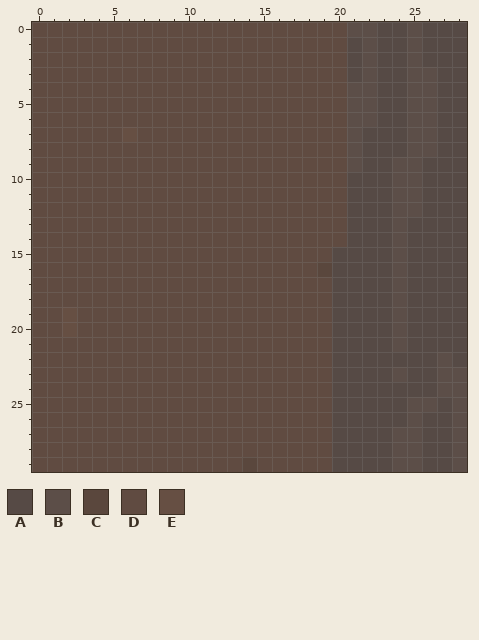
Pixel-art sprite: src/assets/DEBUG.png. The picture above is the old version.
The file is 29x30 pixels. Colours within 5 levels of each other are drawn and written as one.
Palette (. is transparent): A #564a45  B #5c4e48  C #5a473d  D #604b41  E #664f43
Pixels before, first column x 0:
 0 DDDDDDDDDDDDDDDDDDDDDBBAABAAA
 1 DDDDDDDDDDDDDDDDDDDDDABAABAAA
 2 DDDDDDDDDDDDDDDDDDDDDABAABAAA
 3 DDDDDDDDDDDDDDDDDDDDDABAABBAA
 4 DDDDDDDDDDDDDDDDDDDDDBBAABBAA
 5 DDDDDDDDDDDDDDDDDDDDDBBAABBAA
 6 DDDDDDDDDDDDDDDDDDDDDBBAABBAA
 7 DDDDDDEDDDDDDDDDDDDDDBAAABBAA
 8 DDDDDDDDDDDDDDDDDDDDDBAAABBAA
 9 DDDDDDDDDDDDDDDDDDDDDBAABBAAA
10 DDDDDDDDDDDDDDDDDDDDDAAABBAAA
11 DDDDDDDDDDDDDDDDDDDDDAAABBAAA
12 DDDDDDDDDDDDDDDDDDDDDAAABBAAA
13 DDDDDDDDDDDDDDDDDDDDDAAABAAAA
14 DDDDDDDDDDDDDDDDDDDDDAAABAAAA
15 DDDDDDDDDDDDDDDDDDDDAAAABAAAA
16 DDDDDDDDDDDDDDDDDDDCAAAABAAAA
17 DDDDDDDDDDDDDDDDDDDDAAAABAAAA
18 DDDDDDDDDDDDDDDDDDDDAAAABAAAA
19 DDEDDDDDDDDDDDDDDDDDAAAABAAAA
20 DDEDDDDDDDDDDDDDDDDDAAAABAAAA
21 DDDDDDDDDDDDDDDDDDDDAAAABAAAA
22 DDDDDDDDDDDDDDDDDDDDAAAAAAABA
23 DDDDDDDDDDDDDDDDDDDDAAAABAABB
24 DDDDDDDDDDDDDDDDDDDDAAAAAAABB
25 DDDDDDDDDDDDDDDDDDDDAAAAABBAB
26 DDDDDDDDDDDDDDDDDDDDAAAAABAAB
27 DDDDDDDDDDDDDDDDDDDDAAAABBAAB
28 DDDDDDDDDDDDDDDDDDDDAAAABBAAB
29 DDDDDDDDDDDDDDCDDDDDAAAABBAAB
New version:
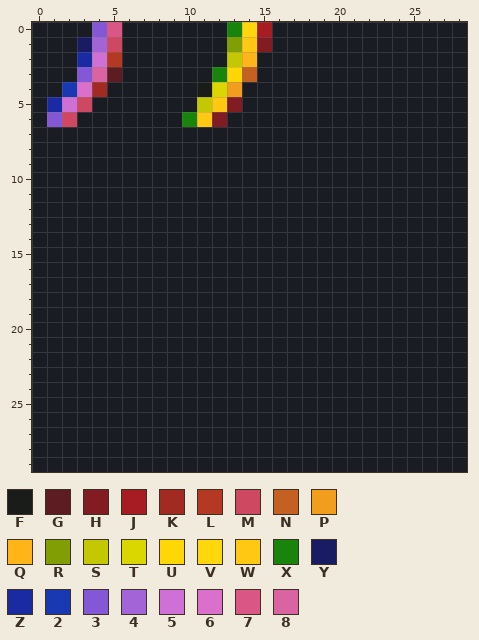
Colours new in this view: F #191c18  G #5d1c22  H #811c22  J #a61c22  K #a22a22  L #b53922  M #ce4862  N #c36022  P #f19e1e  Q #ffb418  R #819e05  S #c3c800  T #dad700  U #ffd705  V #ffd70c  W #ffc813  X #19840c  Y #191c62  Z #192aa2  2 #1939b3  3 #8357d6  4 #a264d6  5 #ce70d6  6 #da70cb  7 #da5785  8 #da64a2
Edits made:
colour D: #604b41 -> #191c22
y 0: x 4..5 DD -> 37; x 13..15 DDD -> XVJ; x 21..28 BBAABAAA -> DDDDDDDD
y 1: x 3..5 DDD -> Y4M; x 13..15 DDD -> RWH; x 21..28 ABAABAAA -> DDDDDDDD
y 2: x 3..5 DDD -> Z5L; x 13..14 DD -> SQ; x 21..28 ABAABAAA -> DDDDDDDD
y 3: x 3..5 DDD -> 38G; x 12..14 DDD -> XUN; x 21..28 ABAABBAA -> DDDDDDDD
y 4: x 2..4 DDD -> 26K; x 11..13 DDD -> FTP; x 21..28 BBAABBAA -> DDDDDDDD
y 5: x 1..3 DDD -> Z5M; x 11..13 DDD -> SWH; x 21..28 BBAABBAA -> DDDDDDDD
y 6: x 1..2 DD -> 3M; x 10..12 DDD -> XWH; x 21..28 BBAABBAA -> DDDDDDDD
y 7: x 6 E -> D; x 21..28 BAAABBAA -> DDDDDDDD
y 8: x 21..28 BAAABBAA -> DDDDDDDD
y 9: x 21..28 BAABBAAA -> DDDDDDDD
y 10..12: x 21..28 AAABBAAA -> DDDDDDDD
y 13..14: x 21..28 AAABAAAA -> DDDDDDDD
y 15: x 20..28 AAAABAAAA -> DDDDDDDDD
y 16: x 19..28 CAAAABAAAA -> DDDDDDDDDD
y 17..18: x 20..28 AAAABAAAA -> DDDDDDDDD
y 19..20: x 2 E -> D; x 20..28 AAAABAAAA -> DDDDDDDDD
y 21: x 20..28 AAAABAAAA -> DDDDDDDDD
y 22: x 20..28 AAAAAAABA -> DDDDDDDDD
y 23: x 20..28 AAAABAABB -> DDDDDDDDD
y 24: x 20..28 AAAAAAABB -> DDDDDDDDD
y 25: x 20..28 AAAAABBAB -> DDDDDDDDD
y 26: x 20..28 AAAAABAAB -> DDDDDDDDD
y 27..28: x 20..28 AAAABBAAB -> DDDDDDDDD
y 29: x 14 C -> D; x 20..28 AAAABBAAB -> DDDDDDDDD
Where, in picture pixels (left, top, right, bottom), the same in both pictures:
changed: (32, 22, 467, 472)
